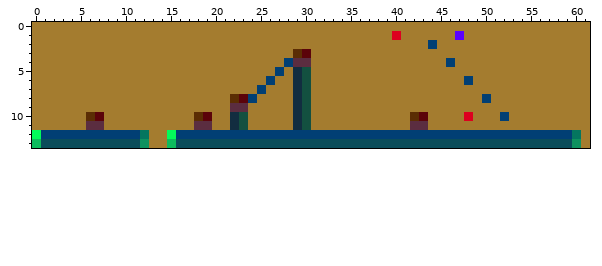
One commit to this pixel-art sprite: out/production/MainModule/images/1.png. This is how it looked before the edit.
The file is 62x14 pixels. Colours within 5 levels of each other are drawn and written as one.
After the commit:
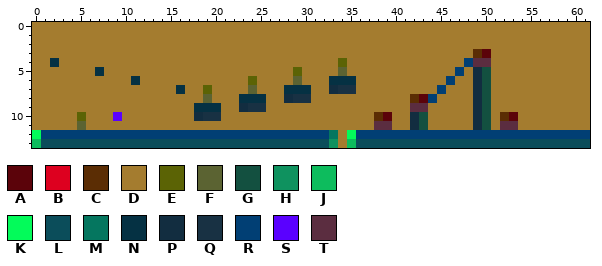
Palette (. is transparent): A #5b030a  B #dd001f  C #5b2d04  D #a47c2f  E #5b6305  F #5b6332  G #135040  H #0f925f  J #0dbc5d  K #03fb5a  L #0b4d5a  M #05765f  N #053143  P #122d40  Q #183143  R #013f74  S #5a01ff  T #5b2d40
From old to new:
y 1: x 40 B -> D; x 47 S -> D
y 2: x 44 R -> D
y 3: x 29..30 CA -> DD; x 49..50 DD -> CA
y 4: x 2 D -> N; x 28..30 RTT -> DDD; x 34 D -> E; x 46 R -> D; x 48..50 DDD -> RTT
y 5: x 7 D -> N; x 27 R -> D; x 29..30 PG -> ED; x 34 D -> F; x 47 D -> R; x 49..50 DD -> PG
y 6: x 11 D -> N; x 24 D -> E; x 26 R -> D; x 29..30 PG -> FD; x 33..35 DDD -> NNN; x 46 D -> R; x 48..50 RDD -> DPG
y 7: x 16 D -> N; x 19 D -> E; x 24..25 DR -> FD; x 28..30 DPG -> NNN; x 33..35 DDD -> PQQ; x 45 D -> R; x 49..50 DD -> PG
y 8: x 19 D -> F; x 22..25 CARD -> DNNN; x 28..30 DPG -> PQQ; x 42..44 DDD -> CAR; x 49..50 DR -> PG
y 9: x 18..20 DDD -> NNN; x 22..25 TTDD -> DPQQ; x 29..30 PG -> DD; x 42..43 DD -> TT; x 49..50 DD -> PG
y 10: x 5..7 DCA -> EDD; x 9 D -> S; x 18..20 CAD -> PQQ; x 22..23 PG -> DD; x 29..30 PG -> DD; x 38..39 DD -> CA; x 42..43 CA -> PG; x 48..50 BDD -> DPG; x 52..53 RD -> CA
y 11: x 5..7 DTT -> FDD; x 18..19 TT -> DD; x 22..23 PG -> DD; x 29..30 PG -> DD; x 38..39 DD -> TT; x 42..43 TT -> PG; x 49..50 DD -> PG; x 52..53 DD -> TT
y 12: x 12..15 MDDK -> RRRR; x 33..35 RRR -> MDK; x 60..61 MD -> RR
y 13: x 12..15 HDDJ -> LLLL; x 33..35 LLL -> HDJ; x 60..61 HD -> LL
